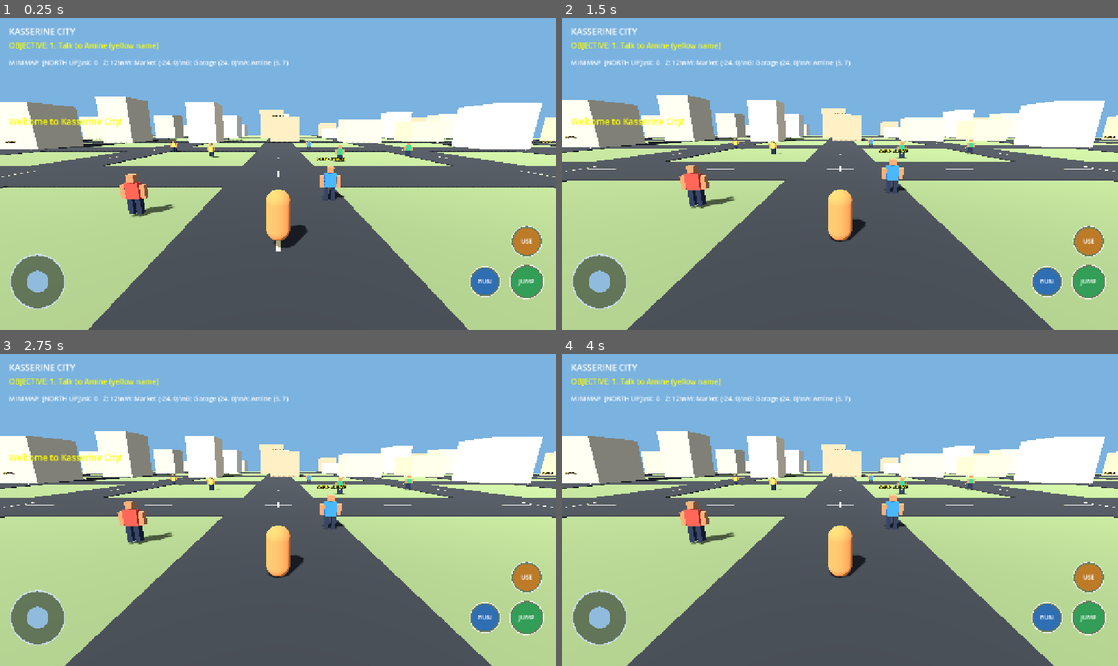
Above: before the commit, frames 1-4 (two rows, left to right).
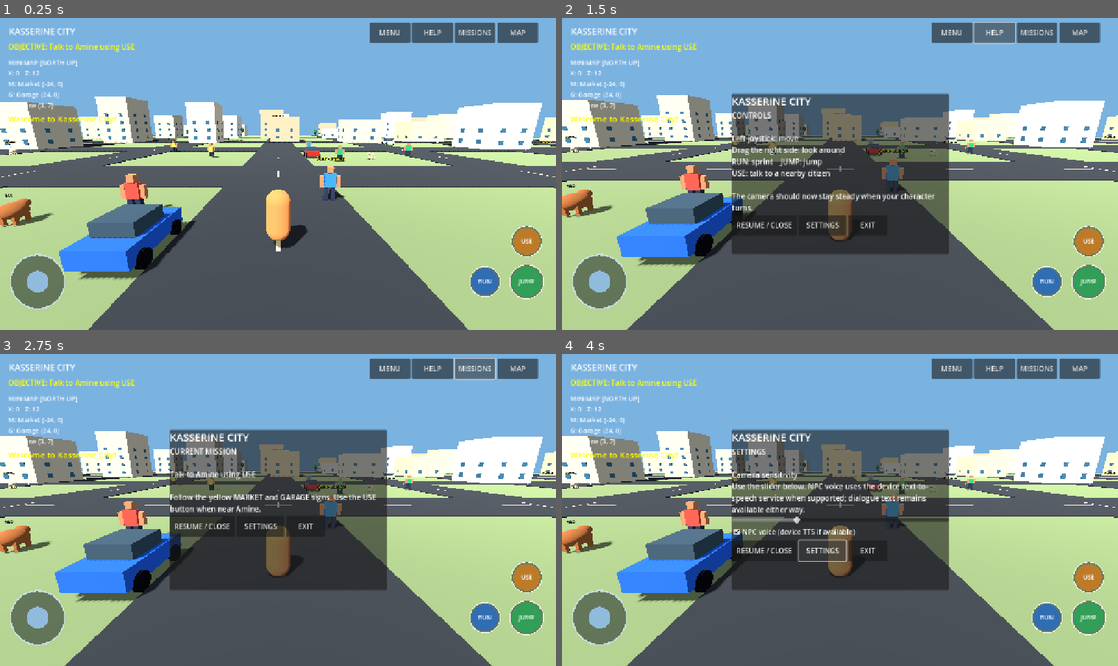
Above: after the commit, the same moments.

Repository: Gass-OS/Kasserine-City
Game: Godot game, scene res://main.tscn
The game is run twice, just before and just after one commit, with the same random seed, the same clock (stepped at 60 frames per second) and the same inputs.
Inputs (mouse positions are in pixels of both pictures, inside the frame that each line leads up to):
- Up to frame 1 (0.25 s): no input
- Up to frame 2 (1.5 s): click (951, 33) at 0.5 s, where only the run after the commit has a clickable "MENU"; click (995, 33) at 1.25 s, where only the run after the commit has a clickable "HELP"
- Up to frame 3 (2.75 s): click (472, 369) at 2 s, where only the run after the commit has a clickable "MISSIONS"
- Up to frame 4 (4 s): click (1079, 369) at 2.75 s, where only the run after the commit has a clickable "MAP"; click (823, 538) at 3.5 s, where only the run after the commit has a clickable "SETTINGS"

The runs differ from the first frame. In frame 1, 8.4% of the frame differs, in the area x 0-99%, y 1-84%; in frame 2, 27%; in frame 3, 28%, in the area x 0-100%, y 1-80%; in frame 4, 27%.

Commit message:
Improve camera controls and expand Kasserine City gameplay

Diff:
--- a/scripts/gameplay.gd
+++ b/scripts/gameplay.gd
@@ -9,6 +9,12 @@
 var minimap: Label
 var notice: Label
 var notice_time := 0.0
+var chatter_time := 7.0
+var bubble_time := 0.0
+var speech_bubbles: Array[Label3D] = []
+var voice_enabled := true
+var sensitivity_slider: HSlider
+var voice_toggle: CheckBox
 
 const TARGETS = [
     Vector3(3, 0, 7),
@@ -16,105 +22,163 @@
     Vector3(24, 0, 0),
     Vector3(3, 0, 7)
 ]
-
 const TASKS = [
-    "1. Talk to Amine (yellow name)",
-    "2. Explore the market",
-    "3. Visit the garage",
-    "4. Return to Amine"
+    "Talk to Amine using USE",
+    "Explore the market",
+    "Visit the garage",
+    "Return to Amine"
+]
+const CITIZEN_LINES = [
+    "Aslema! Welcome to Kasserine.",
+    "The market is just down the road.",
+    "Have you visited the garage today?",
+    "Beautiful day in Kasserine!",
+    "Drive carefully around the city.",
+    "I heard there is more to explore outside town."
+]
+const NPC_CHAT = [
+    "Chnowa ahwelek?",
+    "Labes, hamdoullah!",
+    "The market is busy today.",
+    "See you later, sahbi!",
+    "Let's meet near the square."
 ]
 
 func _ready():
     world = get_parent()
     player = world.get_node("Player")
     _create_interface()
+    _add_speech_bubbles()
     _update_objective()
     _notice("Welcome to Kasserine City!")
+    _speak("Welcome to Kasserine City.")
 
 func _create_interface():
     var layer = CanvasLayer.new()
     layer.layer = 20
+    layer.process_mode = Node.PROCESS_MODE_ALWAYS
     add_child(layer)
 
     var menu = HBoxContainer.new()
-    menu.set_anchors_preset(Control.PRESET_TOP_RIGHT)
-    menu.position = Vector2(650, 12)
+    menu.set_anchors_and_offsets_preset(Control.PRESET_TOP_RIGHT)
+    menu.position = Vector2(-430, 12)
+    menu.custom_minimum_size = Vector2(420, 46)
     layer.add_child(menu)
 
-    for title in ["HELP", "MISSIONS", "MAP"]:
+    for title in ["MENU", "HELP", "MISSIONS", "MAP"]:
         var button = Button.new()
         button.text = title
-        button.custom_minimum_size = Vector2(105, 48)
+        button.custom_minimum_size = Vector2(94, 44)
         menu.add_child(button)
         button.pressed.connect(_open.bind(title))
 
     objective = Label.new()
-    objective.position = Vector2(20, 52)
+    objective.position = Vector2(18, 55)
     objective.add_theme_font_size_override("font_size", 17)
     objective.add_theme_color_override("font_color", Color.YELLOW)
     layer.add_child(objective)
 
     minimap = Label.new()
-    minimap.position = Vector2(20, 92)
+    minimap.position = Vector2(18, 92)
     minimap.add_theme_font_size_override("font_size", 15)
     minimap.add_theme_color_override("font_color", Color.WHITE)
     layer.add_child(minimap)
 
     notice = Label.new()
-    notice.position = Vector2(20, 225)
-    notice.add_theme_font_size_override("font_size", 20)
+    notice.position = Vector2(18, 220)
+    notice.add_theme_font_size_override("font_size", 19)
     notice.add_theme_color_override("font_color", Color.YELLOW)
     layer.add_child(notice)
 
     panel = PanelContainer.new()
-    panel.position = Vector2(270, 110)
-    panel.custom_minimum_size = Vector2(550, 350)
+    panel.set_anchors_and_offsets_preset(Control.PRESET_CENTER)
+    panel.position = Vector2(-250, -185)
+    panel.custom_minimum_size = Vector2(500, 370)
     panel.visible = false
     layer.add_child(panel)
 
     var column = VBoxContainer.new()
     panel.add_child(column)
 
-    var close = Button.new()
-    close.text = "CLOSE  X"
-    column.add_child(close)
-    close.pressed.connect(func(): panel.hide())
+    var heading = Label.new()
+    heading.text = "KASSERINE CITY"
+    heading.add_theme_font_size_override("font_size", 24)
+    column.add_child(heading)
 
     info = Label.new()
-    info.custom_minimum_size = Vector2(510, 260)
-    info.add_theme_font_size_override("font_size", 20)
+    info.custom_minimum_size = Vector2(460, 130)
+    info.autowrap_mode = TextServer.AUTOWRAP_WORD_SMART
+    info.add_theme_font_size_override("font_size", 17)
     column.add_child(info)
+
+    sensitivity_slider = HSlider.new()
+    sensitivity_slider.min_value = 0.003
+    sensitivity_slider.max_value = 0.020
+    sensitivity_slider.step = 0.001
+    sensitivity_slider.value = player.look_sensitivity
+    sensitivity_slider.value_changed.connect(_set_sensitivity)
+    sensitivity_slider.visible = false
+    column.add_child(sensitivity_slider)
+
+    voice_toggle = CheckBox.new()
+    voice_toggle.text = "NPC voice (device TTS if available)"
+    voice_toggle.button_pressed = voice_enabled
+    voice_toggle.toggled.connect(_set_voice_enabled)
+    voice_toggle.visible = false
+    column.add_child(voice_toggle)
+
+    var actions = HBoxContainer.new()
+    column.add_child(actions)
+
+    var resume = Button.new()
+    resume.text = "RESUME / CLOSE"
+    resume.custom_minimum_size = Vector2(150, 48)
+    resume.pressed.connect(_resume_game)
+    actions.add_child(resume)
+
+    var settings = Button.new()
+    settings.text = "SETTINGS"
+    settings.custom_minimum_size = Vector2(110, 48)
+    settings.pressed.connect(_open.bind("SETTINGS"))
+    actions.add_child(settings)
+
+    var exit_button = Button.new()
+    exit_button.text = "EXIT"
+    exit_button.custom_minimum_size = Vector2(90, 48)
+    exit_button.pressed.connect(_exit_game)
+    actions.add_child(exit_button)
 
 func _open(title: String):
     panel.visible = true
+    get_tree().paused = true
+    sensitivity_slider.visible = title == "SETTINGS"
+    voice_toggle.visible = title == "SETTINGS"
+
     match title:
+        "MENU":
+            info.text = "GAME PAUSED\n\nChoose RESUME to continue, SETTINGS to adjust controls and voice, or EXIT to close the game."
         "HELP":
-            info.text = (
-                "KASSERINE CITY - HELP\\n\\n"
-                + "Left joystick: move\\n"
-                + "Drag right side: camera\\n"
-                + "RUN: sprint     JUMP: jump\\n"
-                + "USE: talk to a nearby character\\n\\n"
-                + "Complete objectives to explore the city."
-            )
+            info.text = "CONTROLS\n\nLeft joystick: move\nDrag the right side: look around\nRUN: sprint    JUMP: jump\nUSE: talk to a nearby citizen\n\nThe camera should now stay steady when your character turns."
         "MISSIONS":
-            info.text = (
-                "KASSERINE CITY - MISSIONS\\n\\n"
-                + "Current objective:\\n"
-                + _task_text()
-                + "\\n\\nFind the yellow location labels."
-            )
+            info.text = "CURRENT MISSION\n\n" + _task_text() + "\n\nFollow the yellow MARKET and GARAGE signs. Use the USE button when near Amine."
         "MAP":
-            info.text = (
-                "KASSERINE CITY - DISTRICT MAP\\n\\n"
-                + "            NORTH\\n"
-                + "               |\\n"
-                + " MARKET ---- SQUARE ---- GARAGE\\n"
-                + "               |\\n"
-                + "           START AREA\\n\\n"
-                + "Player X: %.0f    Z: %.0f" %
-                [player.global_position.x, player.global_position.z]
-            )
+            info.text = "DISTRICT MAP — NORTH UP\n\nMARKET (-24, 0)  ←  SQUARE  →  GARAGE (24, 0)\n\nSTART / AMINE: (3, 7)\n\nYour position: X %.1f, Z %.1f" % [player.global_position.x, player.global_position.z]
+        "SETTINGS":
+            info.text = "SETTINGS\n\nCamera sensitivity\nUse the slider below. NPC voice uses the device text-to-speech service when supported; dialogue text remains available either way."
+
+func _resume_game():
+    panel.visible = false
+    get_tree().paused = false
+
+func _exit_game():
+    get_tree().paused = false
+    get_tree().quit()
+
+func _set_sensitivity(value: float):
+    player.look_sensitivity = value
+
+func _set_voice_enabled(enabled: bool):
+    voice_enabled = enabled
 
 func _task_text() -> String:
     if mission >= TASKS.size():
@@ -126,36 +190,80 @@
 
 func _notice(message: String):
     notice.text = message
-    notice_time = 3.0
+    notice_time = 4.0
+
+func _speak(message: String):
+    if not voice_enabled:
+        return
+    var voices = DisplayServer.tts_get_voices()
+    if voices.size() > 0:
+        var voice_id = str(voices[0].get("id", ""))
+        DisplayServer.tts_speak(message, voice_id, 1.0, 1.0, 1.0, 1, true)
+
+func _add_speech_bubbles():
+    if not world.has_method("_create_people"):
+        return
+    for citizen in world.citizens:
+        var bubble = Label3D.new()
+        bubble.font_size = 28
+        bubble.position = Vector3(0, 2.8, 0)
+        bubble.billboard = BaseMaterial3D.BILLBOARD_ENABLED
+        bubble.modulate = Color(1.0, 0.92, 0.58)
+        bubble.visible = false
+        citizen.add_child(bubble)
+        speech_bubbles.append(bubble)
 
 func interact():
-    if mission == 0 or mission == 3:
-        if player.global_position.distance_to(TARGETS[mission]) < 5.0:
-            mission += 1
-            _update_objective()
-            _notice("Mission completed! New objective unlocked.")
-        else:
-            _notice("Find Amine and stand nearby.")
-    else:
-        _notice("Follow the current objective.")
+    var nearest: Node3D = null
+    var nearest_distance := 999.0
+    for citizen in world.citizens:
+        var distance = player.global_position.distance_to(citizen.global_position)
+        if distance < nearest_distance:
+            nearest_distance = distance
+            nearest = citizen
+
+    if (mission == 0 or mission == 3) and player.global_position.distance_to(TARGETS[mission]) < 5.0:
+        mission += 1
+        _update_objective()
+        _notice("Amine: " + ("Aslema! Let's explore the city." if mission == 1 else "Bravo! Mission complete."))
+        _speak("Aslema! Welcome to Kasserine. Mission updated.")
+        return
+
+    if nearest != null and nearest_distance < 4.5:
+        var line = CITIZEN_LINES[randi() % CITIZEN_LINES.size()]
+        _notice("Citizen: " + line)
+        _speak(line)
+        return
+
+    _notice("Move closer to Amine or another citizen and press USE.")
 
 func _process(delta):
-    if notice_time > 0:
+    if notice_time > 0.0:
         notice_time -= delta
-        if notice_time <= 0:
+        if notice_time <= 0.0:
             notice.text = ""
 
-    minimap.text = (
-        "MINIMAP  [NORTH UP]\\n"
-        + "X: %.0f   Z: %.0f\\n" %
-        [player.global_position.x, player.global_position.z]
-        + "M: Market (-24, 0)\\n"
-        + "G: Garage (24, 0)\\n"
-        + "A: Amine (3, 7)"
-    )
+    minimap.text = "MINIMAP [NORTH UP]\nX: %.0f   Z: %.0f\nM: Market (-24, 0)\nG: Garage (24, 0)\nA: Amine (3, 7)" % [player.global_position.x, player.global_position.z]
 
     if mission == 1 or mission == 2:
         if player.global_position.distance_to(TARGETS[mission]) < 6.0:
             mission += 1
             _update_objective()
             _notice("Location discovered! Mission completed.")
+
+    chatter_time -= delta
+    if chatter_time <= 0.0 and speech_bubbles.size() >= 2:
+        chatter_time = 9.0
+        var first = randi() % speech_bubbles.size()
+        var second = (first + 1 + randi() % (speech_bubbles.size() - 1)) % speech_bubbles.size()
+        speech_bubbles[first].text = NPC_CHAT[randi() % NPC_CHAT.size()]
+        speech_bubbles[second].text = NPC_CHAT[randi() % NPC_CHAT.size()]
+        speech_bubbles[first].visible = true
+        speech_bubbles[second].visible = true
+        bubble_time = 3.5
+
+    if bubble_time > 0.0:
+        bubble_time -= delta
+        if bubble_time <= 0.0:
+            for bubble in speech_bubbles:
+                bubble.visible = false
--- a/scripts/player.gd
+++ b/scripts/player.gd
@@ -3,7 +3,7 @@
 const SPEED = 6.0
 const SPRINT_SPEED = 10.0
 const JUMP_SPEED = 4.5
-const LOOK_SENSITIVITY = 0.008
+var look_sensitivity := 0.008
 
 var yaw := 0.0
 var pitch := -0.22
@@ -171,9 +171,9 @@
             hud.joystick_vector = touch_move
             hud.queue_redraw()
         elif event.index == look_touch:
-            yaw -= event.relative.x * LOOK_SENSITIVITY
-            pitch = clamp(pitch - event.relative.y * LOOK_SENSITIVITY, -0.75, 0.35)
-            camera_pivot.rotation.y = yaw
+            yaw -= event.relative.x * look_sensitivity
+            pitch = clamp(pitch - event.relative.y * look_sensitivity, -0.75, 0.35)
+            camera_pivot.rotation.y = yaw - rotation.y
             camera.rotation.x = pitch
 
 func _show_message(message: String):
@@ -217,6 +217,7 @@
         velocity.x = direction.x * current_speed
         velocity.z = direction.z * current_speed
         rotation.y = atan2(-direction.x, -direction.z)
+        camera_pivot.rotation.y = yaw - rotation.y
     else:
         velocity.x = move_toward(velocity.x, 0, SPEED * 4 * delta)
         velocity.z = move_toward(velocity.z, 0, SPEED * 4 * delta)
--- a/scripts/world.gd
+++ b/scripts/world.gd
@@ -5,6 +5,7 @@
 func _ready():
     _create_environment()
     _create_city()
+    _create_nature_and_vehicles()
     var player = CharacterBody3D.new()
     player.set_script(PlayerScript)
     player.name = "Player"
@@ -89,6 +90,7 @@
             var d = rng.randf_range(7.0, 11.0)
             var h = rng.randf_range(4.0, 13.0)
             _box(self, Vector3(w, h, d), Vector3(cx, h / 2.0, cz), palette[rng.randi_range(0, palette.size() - 1)], true)
+            _add_windows(cx, cz, w, d, h)
 
     var sign = Label3D.new()
     sign.text = "KASSERINE CITY"
@@ -158,3 +160,146 @@
 
 func interact():
     get_node("Gameplay").interact()
+
+
+var animal_nodes: Array[Node3D] = []
+var animal_origins: Array[Vector3] = []
+var animal_clock := 0.0
+
+func _create_nature_and_vehicles():
+    var tree_positions = [
+        Vector3(-94, 0, -90), Vector3(-72, 0, -94),
+        Vector3(-48, 0, -94), Vector3(-20, 0, -94),
+        Vector3(20, 0, -94), Vector3(48, 0, -94),
+        Vector3(72, 0, -94), Vector3(94, 0, -70),
+        Vector3(94, 0, -35), Vector3(94, 0, 10),
+        Vector3(94, 0, 48), Vector3(70, 0, 94),
+        Vector3(38, 0, 94), Vector3(0, 0, 94),
+        Vector3(-38, 0, 94), Vector3(-75, 0, 70),
+        Vector3(-94, 0, 35), Vector3(-94, 0, 0)
+    ]
+    for i in range(tree_positions.size()):
+        _create_tree(tree_positions[i], 0.8 + float(i % 4) * 0.12)
+
+    _create_animal(Vector3(-12, 0, 9), Color(0.55, 0.32, 0.16), "DOG")
+    _create_animal(Vector3(12, 0, -10), Color(0.72, 0.65, 0.48), "CAT")
+    _create_animal(Vector3(42, 0, 15), Color(0.36, 0.30, 0.24), "DOG")
+    _create_animal(Vector3(-42, 0, -15), Color(0.75, 0.68, 0.52), "CAT")
+    _create_animal(Vector3(68, 0, 68), Color(0.46, 0.28, 0.14), "DOG")
+
+    _create_car(Vector3(5.0, 0, -12), Color(0.72, 0.12, 0.10), 0.0)
+    _create_car(Vector3(-5.0, 0, 12), Color(0.12, 0.32, 0.72), PI)
+    _create_car(Vector3(29.0, 0, -36), Color(0.82, 0.78, 0.63), 0.0)
+    _create_car(Vector3(-19.0, 0, 36), Color(0.15, 0.48, 0.28), PI)
+    _create_car(Vector3(53.0, 0, 12), Color(0.12, 0.12, 0.14), PI)
+
+func _create_tree(pos: Vector3, scale_factor: float):
+    var tree = Node3D.new()
+    tree.name = "Tree"
+    tree.position = pos
+    tree.scale = Vector3.ONE * scale_factor
+    add_child(tree)
+
+    _box(tree, Vector3(0.45, 2.4, 0.45), Vector3(0, 1.2, 0),
+        Color(0.30, 0.19, 0.10))
+
+    var crown = MeshInstance3D.new()
+    var crown_mesh = SphereMesh.new()
+    crown_mesh.radius = 1.35
+    crown_mesh.height = 2.7
+    crown.mesh = crown_mesh
+    crown.position.y = 3.0
+    var foliage = StandardMaterial3D.new()
+    foliage.albedo_color = Color(0.12, 0.35, 0.16)
+    foliage.roughness = 1.0
+    crown.material_override = foliage
+    tree.add_child(crown)
+
+func _add_windows(cx: float, cz: float, w: float, d: float, h: float):
+    var glass = Color(0.18, 0.34, 0.42)
+    var rows = int(max(1.0, floor((h - 2.0) / 2.4)))
+    for row in range(rows):
+        var wy = 1.5 + float(row) * 2.2
+        for side in [-1.0, 1.0]:
+            for col in range(2):
+                var wx = cx + (float(col) - 0.5) * w * 0.48
+                _box(self, Vector3(0.85, 0.9, 0.08),
+                    Vector3(wx, wy, cz + side * (d / 2.0 + 0.045)), glass)
+                var wz = cz + (float(col) - 0.5) * d * 0.48
+                _box(self, Vector3(0.08, 0.9, 0.85),
+                    Vector3(cx + side * (w / 2.0 + 0.045), wy, wz), glass)
+
+func _create_animal(pos: Vector3, coat: Color, kind: String):
+    var animal = Node3D.new()
+    animal.name = kind
+    animal.position = pos
+    add_child(animal)
+    animal_nodes.append(animal)
+    animal_origins.append(pos)
+
+    var body = MeshInstance3D.new()
+    var body_mesh = SphereMesh.new()
+    body_mesh.radius = 0.48 if kind == "DOG" else 0.36
+    body_mesh.height = 0.75 if kind == "DOG" else 0.58
+    body.mesh = body_mesh
+    body.position = Vector3(0, 0.58, 0)
+    var material = StandardMaterial3D.new()
+    material.albedo_color = coat
+    body.material_override = material
+    animal.add_child(body)
+
+    var head = MeshInstance3D.new()
+    var head_mesh = SphereMesh.new()
+    head_mesh.radius = 0.25
+    head_mesh.height = 0.42
+    head.mesh = head_mesh
+    head.position = Vector3(0, 0.78, -0.42)
+    head.material_override = material
+    animal.add_child(head)
+
+    for side in [-1.0, 1.0]:
+        for front in [-1.0, 1.0]:
+            _box(animal, Vector3(0.13, 0.42, 0.13),
+                Vector3(side * 0.24, 0.22, front * 0.25), coat)
+
+    var label = Label3D.new()
+    label.text = kind
+    label.font_size = 24
+    label.position.y = 1.3
+    label.modulate = Color(1, 1, 1, 0.85)
+    animal.add_child(label)
+
+func _create_car(pos: Vector3, paint: Color, angle: float):
+    var car = Node3D.new()
+    car.name = "ParkedCar"
+    car.position = pos
+    car.rotation.y = angle
+    add_child(car)
+
+    _box(car, Vector3(1.8, 0.62, 3.2), Vector3(0, 0.65, 0), paint)
+    _box(car, Vector3(1.38, 0.62, 1.55), Vector3(0, 1.15, -0.12),
+        Color(0.18, 0.25, 0.29))
+
+    for side in [-1.0, 1.0]:
+        for end in [-1.0, 1.0]:
+            var wheel = MeshInstance3D.new()
+            var wheel_mesh = CylinderMesh.new()
+            wheel_mesh.top_radius = 0.32
+            wheel_mesh.bottom_radius = 0.32
+            wheel_mesh.height = 0.18
+            wheel.mesh = wheel_mesh
+            wheel.rotation_degrees.z = 90
+            wheel.position = Vector3(side * 0.91, 0.34, end * 1.0)
+            var rubber = StandardMaterial3D.new()
+            rubber.albedo_color = Color(0.06, 0.06, 0.07)
+            wheel.material_override = rubber
+            car.add_child(wheel)
+
+func _process(delta):
+    animal_clock += delta
+    for i in range(animal_nodes.size()):
+        var angle = animal_clock * 0.32 + float(i) * 1.7
+        animal_nodes[i].position = animal_origins[i] + Vector3(
+            sin(angle) * 1.2, 0, cos(angle) * 0.9
+        )
+        animal_nodes[i].rotation.y = angle
